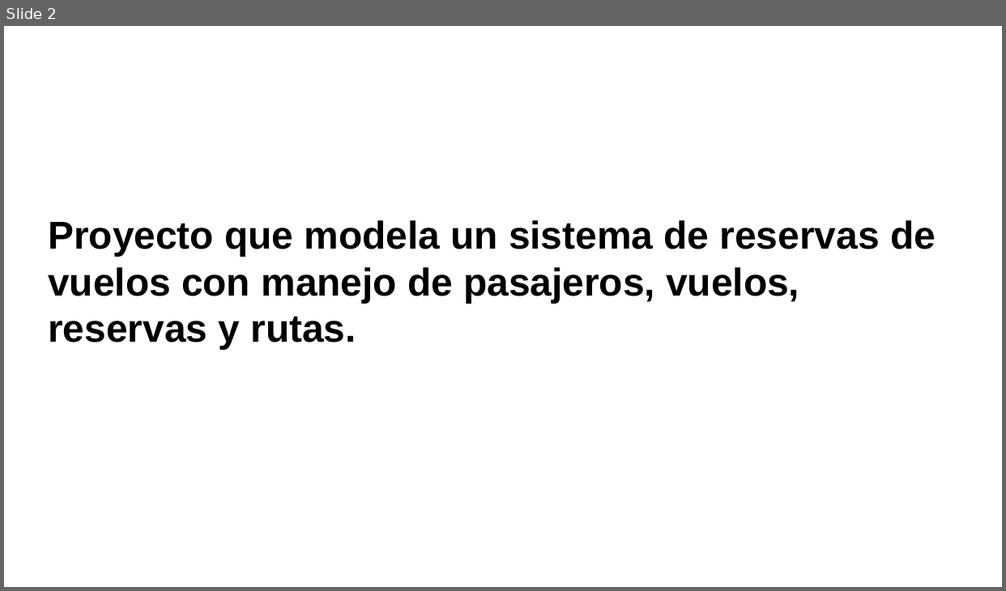
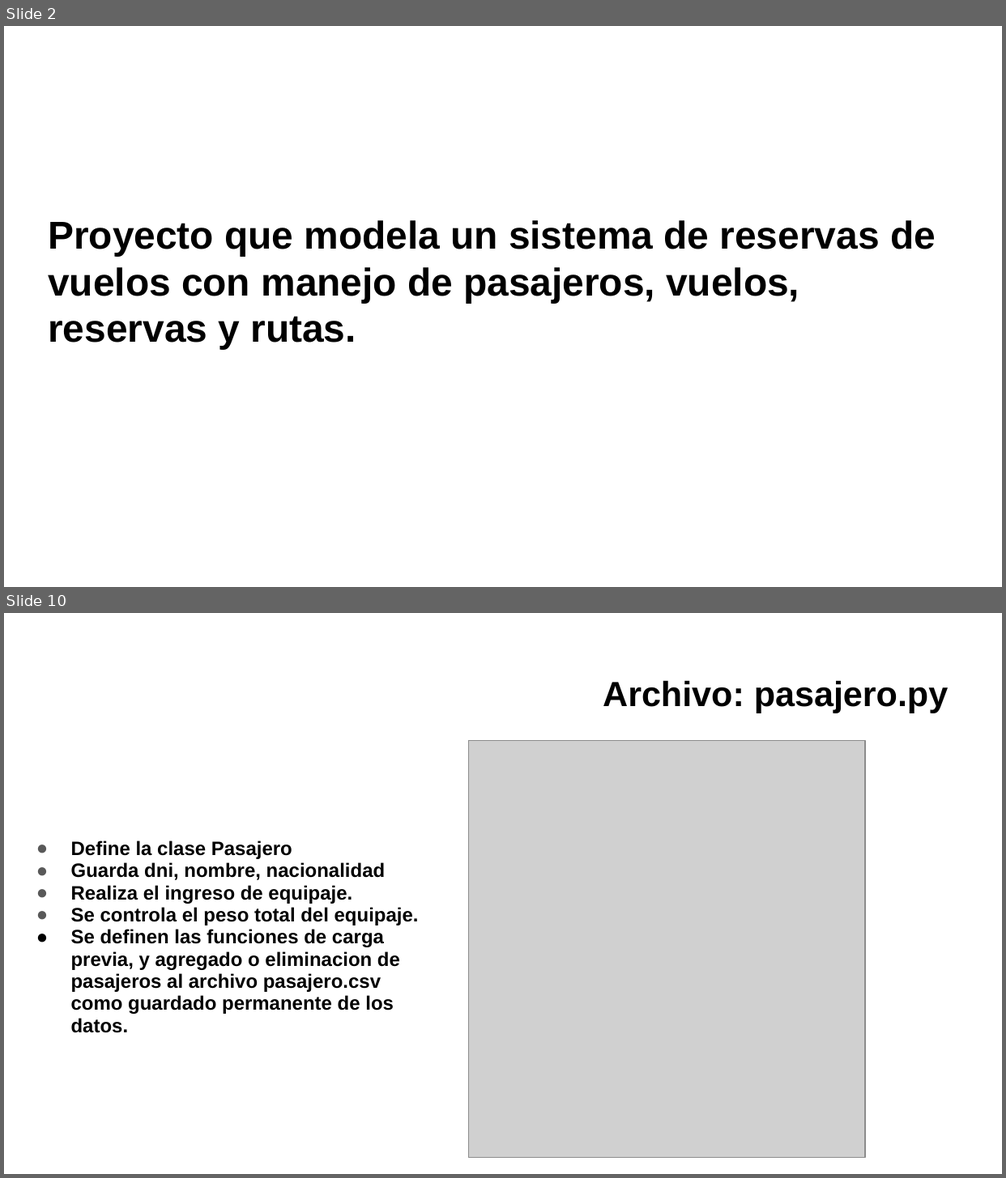
Before and after one commit to MarielaIPS/Final, a slide deck: Sistema de vuelos.pptx. Shown one above the other, each under a label of ours: slide 2 before the commit, slides 2 and 10 after it; the slides between them are not shown. The pictures are 1006x591 and 1006x1178 pixels, drawn with LibreOffice and Linux fonts; fonts in the diff are those of the drawing; grey boxes stand for pictures; background and template pictures are left out. Boxes give left, top, right and bottom in pixels: in the first picture for what was removed or moved away, otherwise in the second. Text is boxed around its words. In the diff, an @@ line names an element or a change of style, - is before the commit and + after.

```diff
--- a/Sistema de vuelos.pptx
+++ b/Sistema de vuelos.pptx
@@ slide 10 added at [4,613,1002,1174], background picture (left out) @@
@@ title added at [603,680,948,713], 25.2 pt, text #000000, bold @@
+Archivo: pasajero.py
@@ picture added at [468,741,865,1158] @@
@@ text added at [71,841,419,1033], 14 pt, text #000000, bold @@
+● Define la clase Pasajero
+● Guarda dni, nombre, nacionalidad
+● Realiza el ingreso de equipaje.
+● Se controla el peso total del equipaje.
+● Se definen las funciones de carga previa, y agregado o eliminacion de pasajeros al archivo pasajero.csv como guardado permanente de los datos.
```
Also in this commit, not shown: 6 slides changed, 10 other slides added, 1 slide removed, 6 other files.
